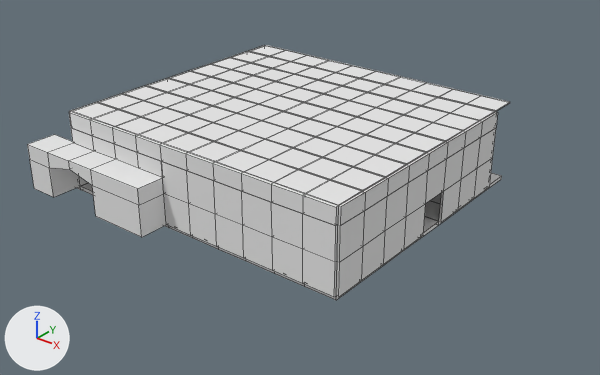
Before and after pictures for a commit that changed the Blender file ConcertRoom.blend.
Both versions are drawn from a 50 mm lens placed at (42.3, -44.2, 22.8), pointed at (13.7, -8.5, 0.6). Every picture has the same lights, and +X, +Y and +Z are marked at lower left. Mesh edges are drawn as thin lines.

The first picture shows 'ConcertRoomCeiling', 'ConcertRoomFloorTiles', 'ConcertRoomWallB0Front', 'ConcertRoomWallB0Right', 'ConcertRoomWallB0Right.001', 'ConcertRoomWallB1Front', 'ConcertRoomWallB1Front.001', 'ConcertRoomWallB1Right', 'ConcertRoomWallB2Front', 'ConcertRoomWallB2Right', 'HallWallB0TunnelRight'.
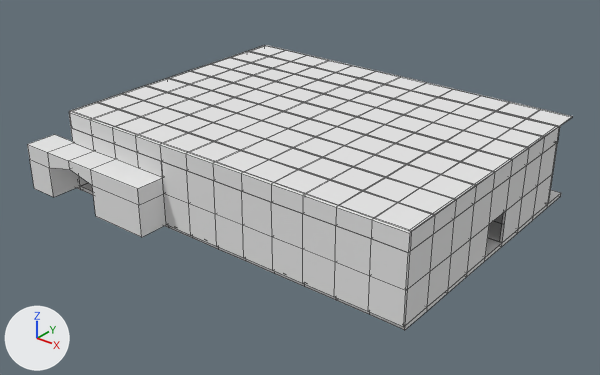
Location of each change, [x1, y1, x2, y2] in pixels of the pictures (600 x 375 px):
'ConcertRoomCeiling', modifiers changed (14% wider, 16% taller): before [71, 45, 510, 206]; after [71, 45, 573, 232]
'ConcertRoomWallB1Right', moved: before [337, 128, 496, 262]; after [408, 144, 556, 289]
'ConcertRoomWallB1Front', moved, modifiers changed: before [161, 161, 338, 262]; after [161, 161, 410, 291]
'ConcertRoomWallB0Front', moved, modifiers changed: before [164, 194, 337, 297]; after [164, 194, 408, 327]
'ConcertRoomWallB2Front', modifiers changed (27% wider, 23% taller): before [69, 112, 338, 226]; after [69, 112, 411, 253]
'ConcertRoomWallB0Right.001', moved: before [336, 204, 425, 297]; after [405, 225, 489, 325]
'ConcertRoomWallB2Right', moved: before [338, 112, 498, 226]; after [410, 127, 559, 251]
'ConcertRoomWallB0Right', moved: before [439, 158, 493, 222]; after [500, 175, 552, 243]
'ConcertRoomFloorTiles', modifiers changed (14% wider, 16% taller): before [77, 173, 502, 300]; after [77, 183, 561, 330]
'ConcertRoomWallB1Back', modifiers changed (not visible before): after [552, 142, 558, 174]
'ConcertRoomWallB0Back', modifiers changed (not visible before): after [548, 174, 553, 204]
'ConcertRoomWallB2Back', modifiers changed (not visible before): after [557, 126, 560, 142]

What the commit changed:
Object 'ConcertRoomWallB0Right.001' (ob_concertroomwallb0right_001) moves from (22.15, -8.0, 0.0) to (26.0, -8.0, 0.0).
Object 'ConcertRoomWallB2Back' (ob_concertroomwallb2back) has a ARRAY modifier named 'Array'.
Modifier setting: count = 4.
Object 'ConcertRoomWallB2Right' (ob_concertroomwallb2right) moves from (22.15, 0.0, 4.0) to (26.0, 0.0, 4.0).
Object 'ConcertRoomWallB1Right' (ob_concertroomwallb1right) moves from (22.15, 0.0, 2.0) to (26.0, 0.0, 2.0).
Object 'ConcertRoomWallB1Back' (ob_concertroomwallb1back) has a ARRAY modifier named 'Array'.
Modifier setting: count = 4.
Object 'ConcertRoomWallB0Right' (ob_concertroomwallb0right) moves from (22.15, 0.0, 0.0) to (26.0, 0.0, 0.0).
Object 'ConcertRoomWallB0Back' (ob_concertroomwallb0back) has a ARRAY modifier named 'Array'.
Modifier setting: count = 4.
Object 'ConcertRoomWallB1Front' (ob_concertroomwallb1front) moves from (22.0, -16.15, 2.0) to (26.0, -16.15, 2.0).
Object 'ConcertRoomWallB1Front' (ob_concertroomwallb1front) has a ARRAY modifier named 'Array'.
On modifier 'Array' of object 'ConcertRoomWallB1Front' (ob_concertroomwallb1front), count goes from 6 to 8.
Object 'ConcertRoomWallB2Front' (ob_concertroomwallb2front) has a ARRAY modifier named 'Array'.
On modifier 'Array' of object 'ConcertRoomWallB2Front' (ob_concertroomwallb2front), count goes from 10 to 12.
Object 'ConcertRoomWallB0Front' (ob_concertroomwallb0front) moves from (22.0, -16.15, 0.0) to (26.0, -16.15, 0.0).
Object 'ConcertRoomWallB0Front' (ob_concertroomwallb0front) has a ARRAY modifier named 'Array'.
On modifier 'Array' of object 'ConcertRoomWallB0Front' (ob_concertroomwallb0front), count goes from 6 to 8.
Object 'ConcertRoomFloorTiles' (ob_concertroomfloortiles) has a ARRAY modifier named 'Array'.
On modifier 'Array' of object 'ConcertRoomFloorTiles' (ob_concertroomfloortiles), count goes from 11 to 13.
Object 'ConcertRoomCeiling' (ob_concertroomceiling) has a ARRAY modifier named 'Array'.
On modifier 'Array' of object 'ConcertRoomCeiling' (ob_concertroomceiling), count goes from 10 to 12.
